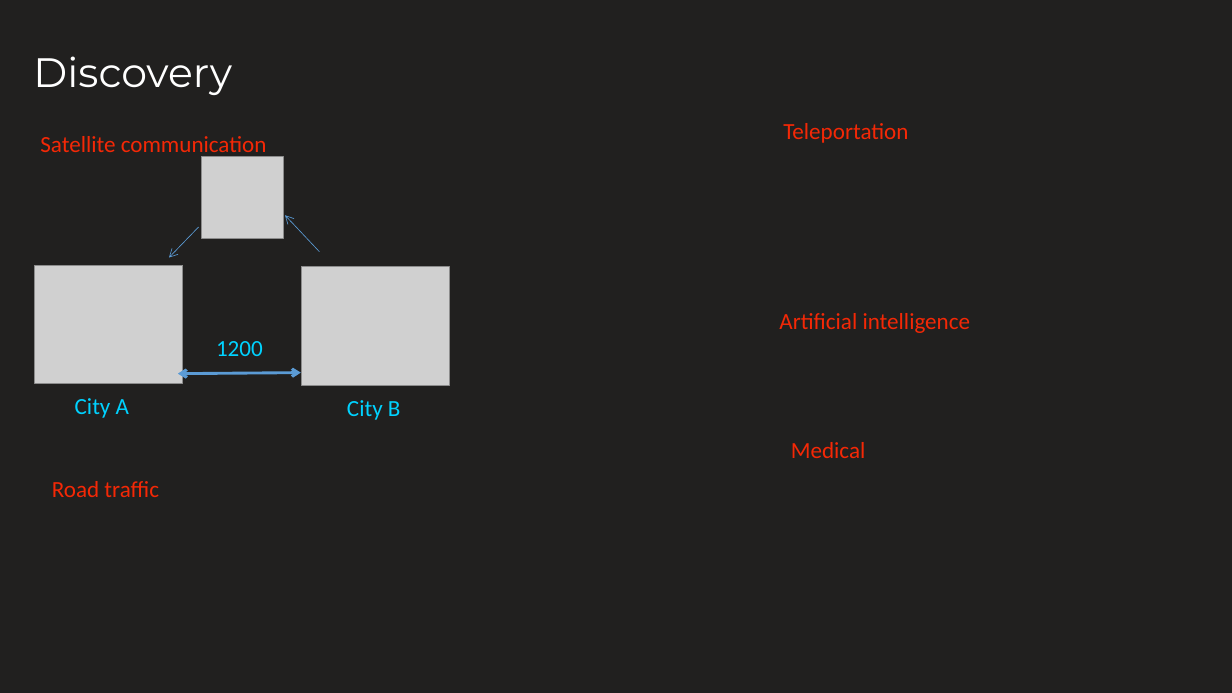
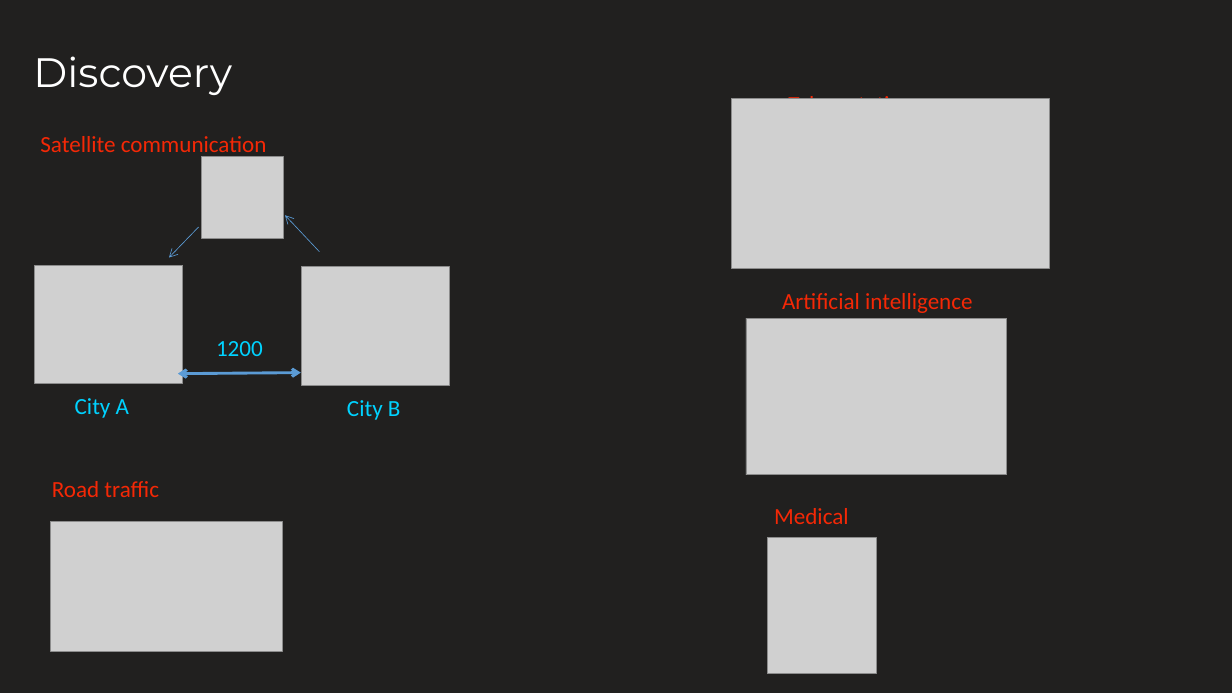
Before and after one commit to kevinalonso/Oral, a slide deck: slide 6 of Présentation1.ppt. Drawn at 1232x693 pixels with LibreOffice and Linux fonts; fonts in the diff are those of the drawing; grey boxes stand for pictures. Boxes give left, top, right and bottom in pixels: in the first picture for what was removed or moved away, otherwise in the second. Text is boxed around its words. In the diff, an @@ line names an element or a change of style, - is before the commit and + after.

```diff
--- a/Présentation1.ppt
+++ b/Présentation1.ppt
@@ text "Teleportation" rewrapped from (783, 123, 908, 143) to (788, 92, 913, 99) @@
@@ picture added at (731, 99, 1049, 269) @@
@@ text "Artificial intelligence": place and size @@
-text "Artificial intelligence" at (779, 313, 971, 333)
+text "Artificial intelligence" at (782, 293, 973, 313)
@@ picture added at (745, 318, 1006, 474) @@
@@ text "Medical": place and size @@
-text "Medical" at (791, 442, 866, 458)
+text "Medical" at (774, 508, 849, 524)
@@ picture added at (51, 521, 283, 651) @@
@@ picture added at (767, 537, 876, 673) @@
```
Also in this commit, not shown: 1 slide added, 1 slide removed, 5 other files.
